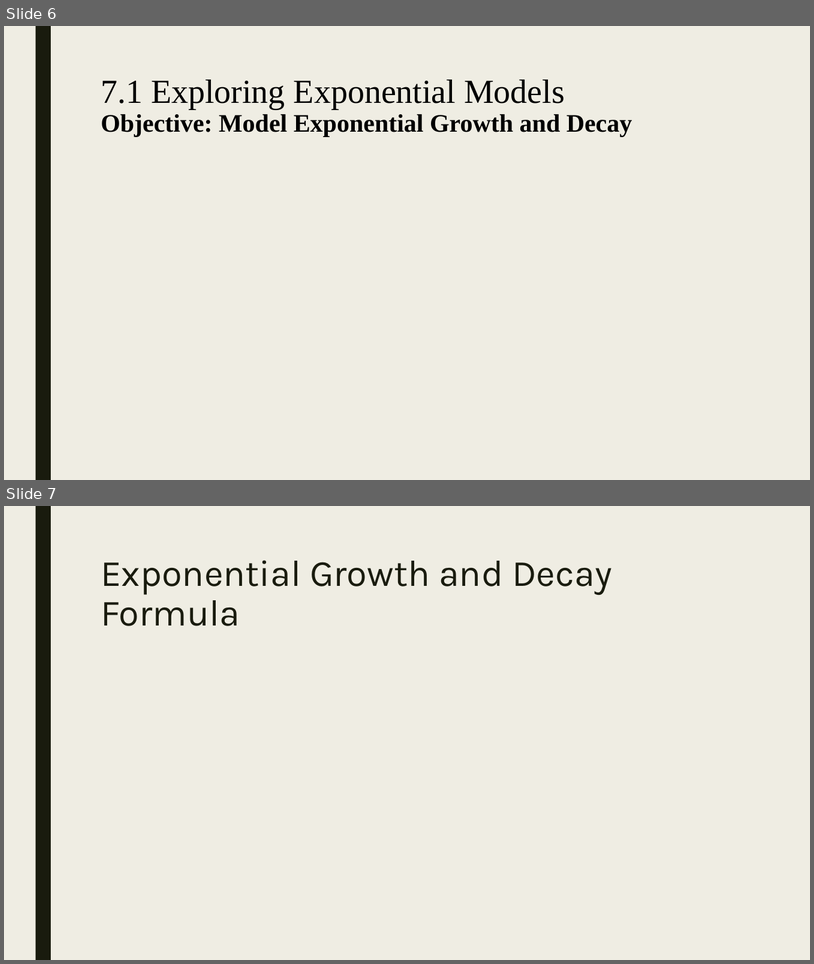
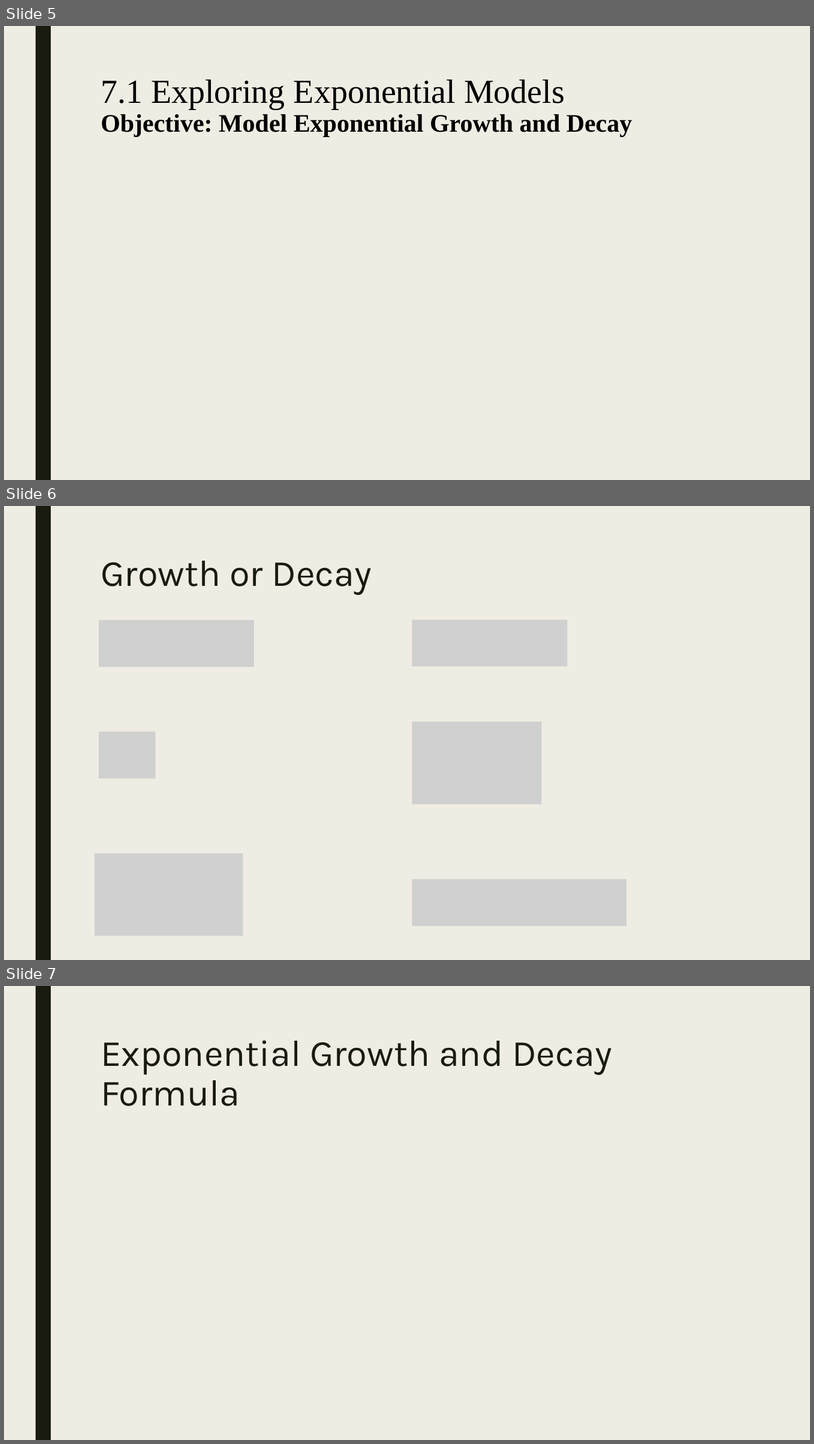
Before and after one commit to codecuddy/algebra_3-4, a slide deck: _PowerPoints/2nd Semester/Unit 9 Logarithms/Algebra_4_Day_072 7.1 Models and 7.2 Properties of exponential functions.pptx. Shown one above the other, each under a label of ours: slides 6 and 7 before the commit, slides 5, 6 and 7 after it. The pictures are 814x964 and 814x1444 pixels, drawn with LibreOffice and Linux fonts; fonts in the diff are those of the drawing; grey boxes stand for pictures. Boxes give left, top, right and bottom in pixels: in the first picture for what was removed or moved away, otherwise in the second. Text is boxed around its words. In the diff, an @@ line names an element or a change of style, - is before the commit and + after.

```diff
--- a/_PowerPoints/2nd Semester/Unit 9 Logarithms/Algebra_4_Day_072 7.1 Models and 7.2 Properties of exponential functions.pptx
+++ b/_PowerPoints/2nd Semester/Unit 9 Logarithms/Algebra_4_Day_072 7.1 Models and 7.2 Properties of exponential functions.pptx
@@ slide 6 added at (4, 506, 810, 960), background #EFEDE3; not listed: 1 template element that a slide beside it also shows @@
@@ title added at (101, 561, 372, 595), 44 pt, text #191B0E @@
+Growth or Decay
@@ picture added at (99, 620, 254, 666) @@
@@ picture added at (413, 620, 568, 666) @@
@@ picture added at (413, 721, 542, 804) @@
@@ picture added at (99, 732, 156, 778) @@
@@ picture added at (95, 853, 243, 936) @@
@@ picture added at (413, 879, 627, 925) @@
@@ what was slide 6 is now slide 5 @@
```
Also in this commit, not shown: 3 slides changed, 1 slide removed, 8 other files.
